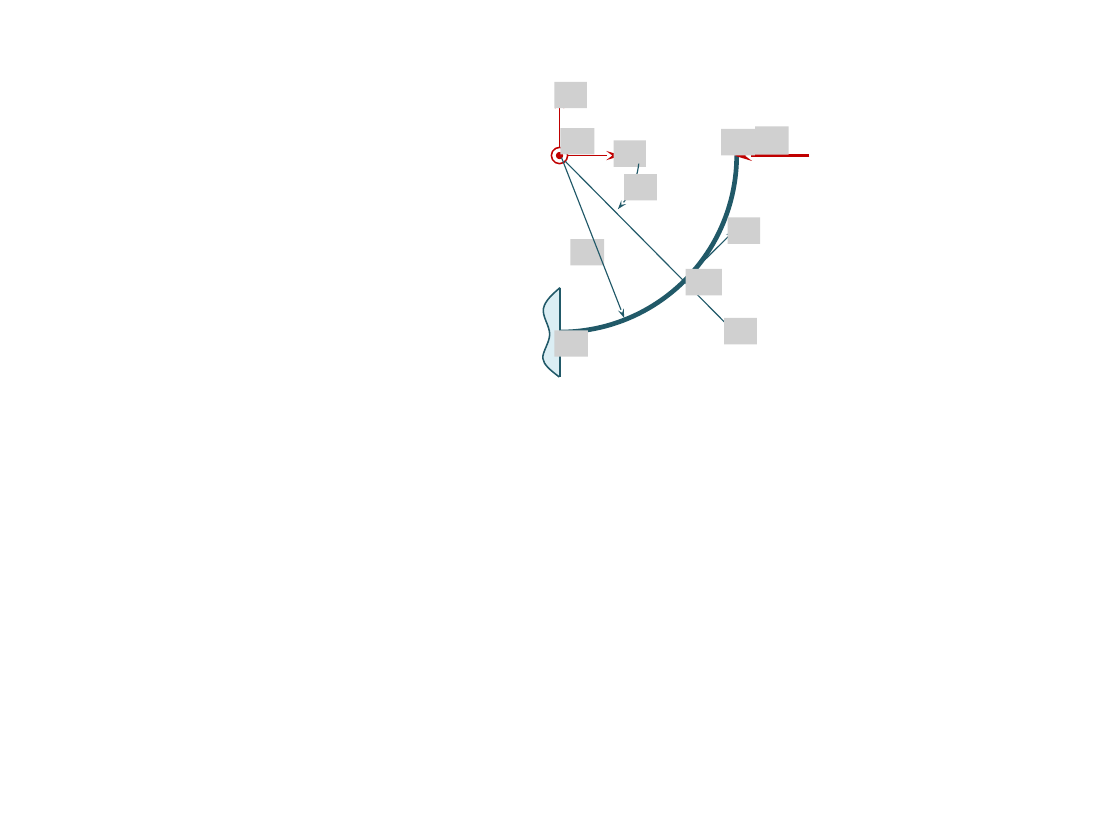
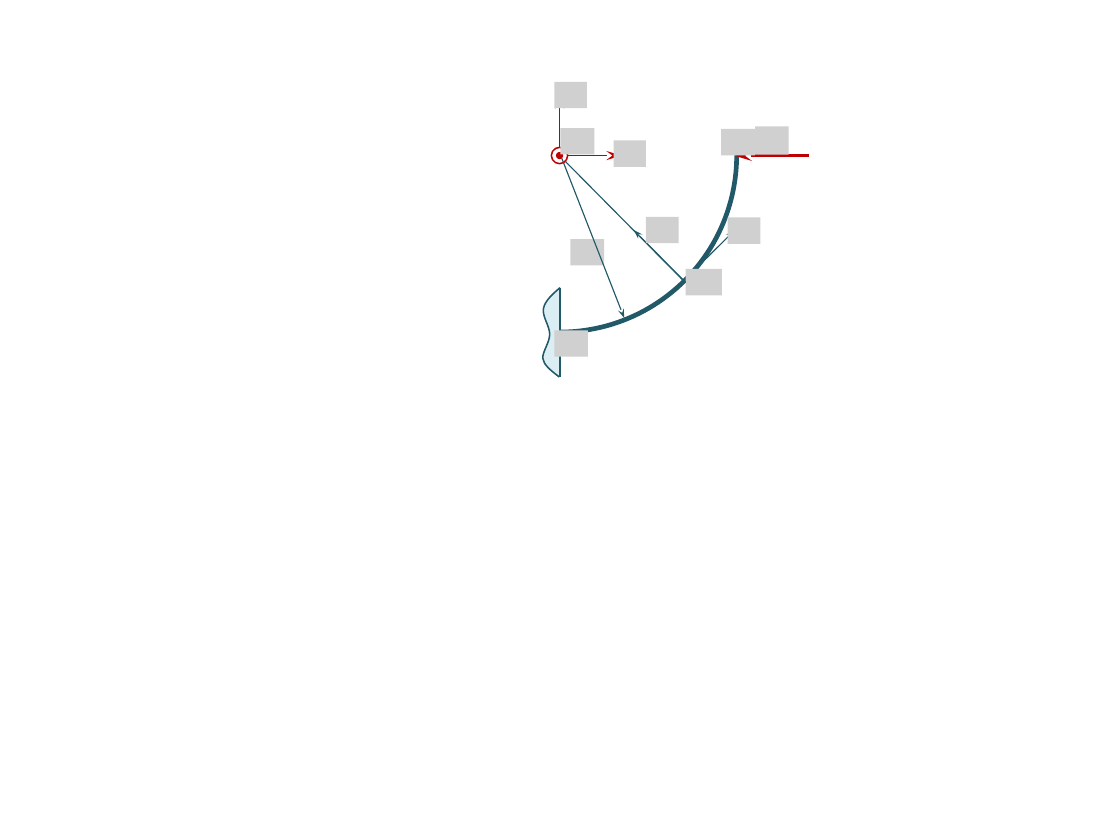
Before and after one commit to xpessoles/08_Etude_Deformation_Produits_Analyser_Modeliser_Resoudre, a slide deck: slide 14 of 01_ModelisationPiecesDeformables/Exercices_Application/images/Figures.pptx (slide 13 before the commit). Drawn at 1120x840 pixels with LibreOffice and Linux fonts; fonts in the diff are those of the drawing; grey boxes stand for pictures. Boxes give left, top, right and bottom in pixels: in the first picture for what was removed or moved away, otherwise in the second. Text is boxed around its words. In the diff, an @@ line names an element or a change of style, - is before the commit and + after.

```diff
--- a/01_ModelisationPiecesDeformables/Exercices_Application/images/Figures.pptx
+++ b/01_ModelisationPiecesDeformables/Exercices_Application/images/Figures.pptx
@@ arc (boxed as its full ellipse) removed at (482, 76, 640, 234) @@
@@ arrow moved from (735, 333) - (566, 161) to (685, 283) - (566, 161) @@
@@ arrow (685, 283) - (566, 161): arrow to line @@
@@ picture removed at (624, 174, 656, 200) @@
@@ arrow added from (685, 282) to (634, 230), #215968 0.75 pt @@
@@ picture added at (646, 217, 679, 244) @@
@@ picture removed at (724, 318, 756, 345) @@
```
Also in this commit, not shown: 6 slides added, 10 other files.
